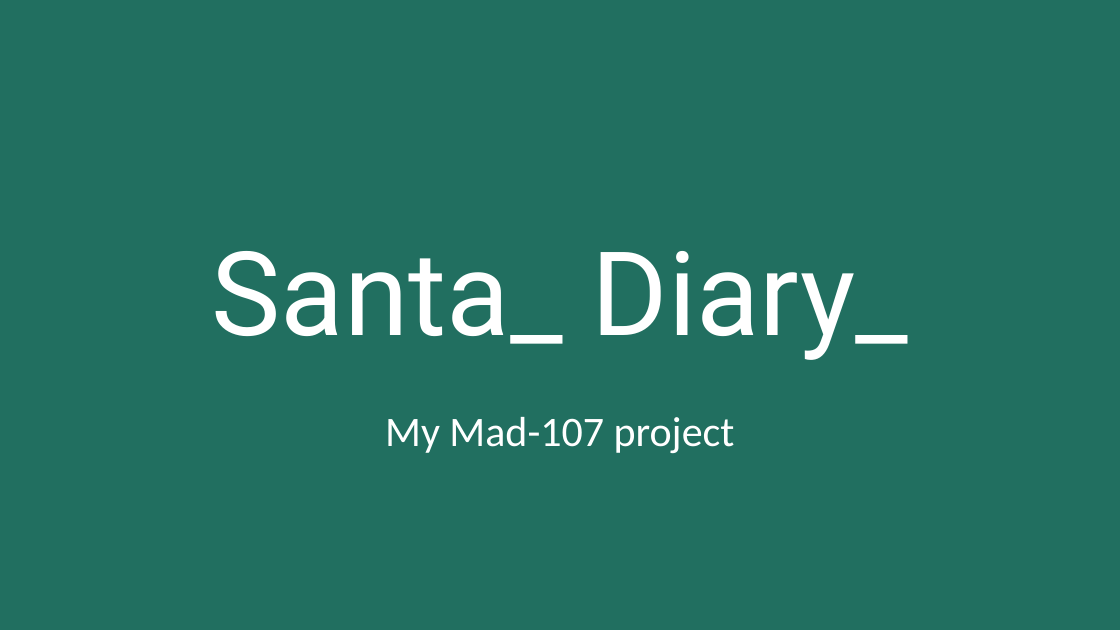
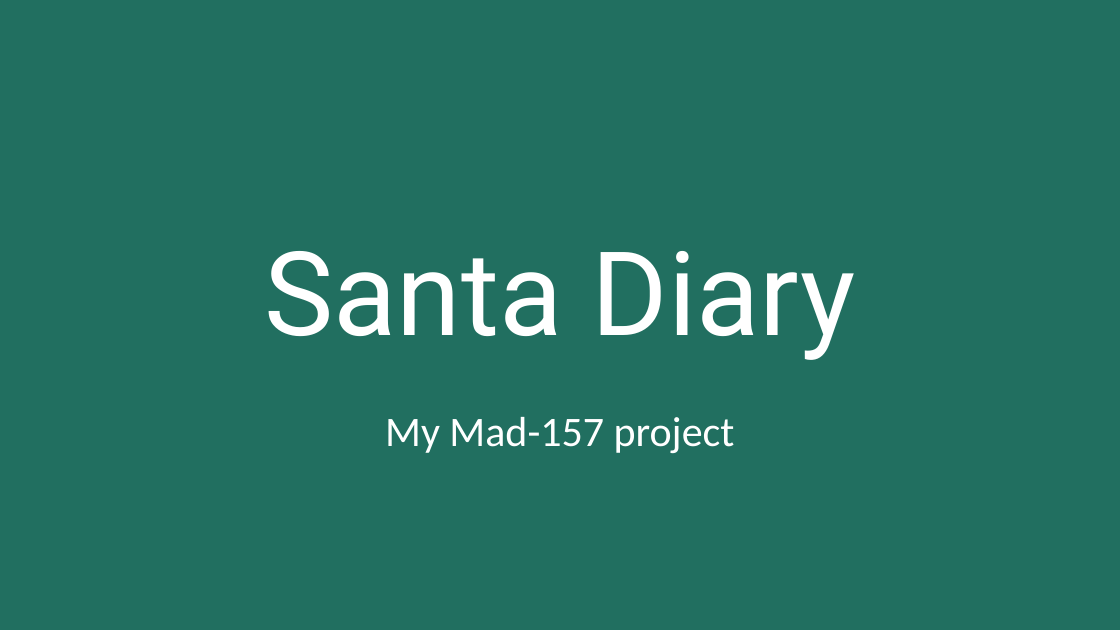
Before and after one commit to brianhawking/Mad157, a slide deck: slide 1 of Semester Project Presentation V2.pptx. Drawn at 1120x630 pixels with LibreOffice and Linux fonts; fonts in the diff are those of the drawing. Boxes give left, top, right and bottom in pixels: in the first picture for what was removed or moved away, otherwise in the second. Text is boxed around its words. In the diff, an @@ line names an element or a change of style, - is before the commit and + after.

```diff
--- a/Semester Project Presentation V2.pptx
+++ b/Semester Project Presentation V2.pptx
@@ text at box(264, 251, 856, 360): text changed @@
-Santa_ Diary_
+Santa Diary
@@ subtitle at box(385, 417, 735, 453): text changed @@
-My Mad-107 project
+My Mad-157 project
```
Also in this commit, not shown: 6 other slides changed, 3 slides added, 5 slides removed, 2 other files.
